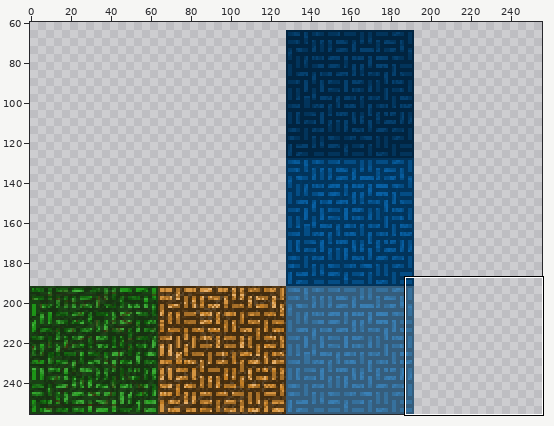
Two states of a sprite sheet, Assets/Textures/TerrainTexture.png. Above: a wide view before the commit, with the close-up outlined.
Close-up. Old version:
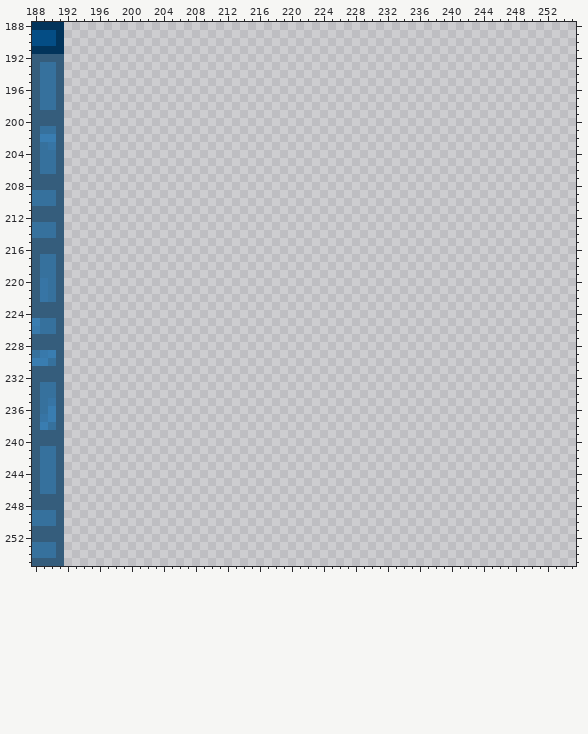
The file is 256x256 pixels. Colours within 5 levels of each other are drawn and written as one. Shown: x 188..255, y 188..255. The wide view leaves out empty margins. The commit also changed other parts of the picture, which this record leaves out.
And afterwards:
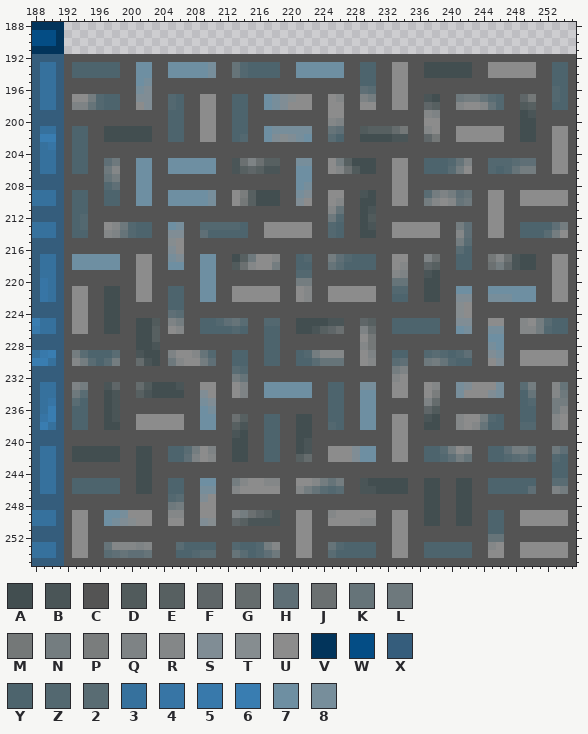
Palette (. is transparent): A #424e50  B #4a5557  C #545454  D #515b5c  E #576061  F #5f6668  G #656c6d  H #5f6f76  J #6b7071  K #667479  L #6e797d  M #747878  N #747d80  P #7a7d7d  Q #7e8385  R #848788  S #808d95  T #868d90  U #8c8c8c  V #02345b  W #044d85  X #355d7c  Y #4d646d  Z #536870  2 #596c73  3 #36719d  4 #3775a5  5 #3879ab  6 #397db1  7 #6e8fa2  8 #778e9b
Diff:
Changed rows in their new state; - is an unchanged pixel.
first column x 192:
192 CCCCCCCCCCCCCCCCCCCCCCCCCCCCCCCCCCCCCCCCCCCCCCCCCCCCCCCCCCCCCCCC
193 CYYYYYYCC77CC777778CCKZYYYYCC777777CCYYCCUUCCAAAAAACCUUUUUUCCYYC
194 CYYYYYYCC77CC777778CCKZYYYYCC777777CCYYCCUUCCAAAAAACCUUUUUUCCYYC
195 CCCCCCCCC78CCCCCCCCCCCCCCCCCCCCCCCCCCYYCCUUCCCCCCCCCCCCCCCCCCYYC
196 CCCCCCCCC8SCCCCCCCCCCCCCCCCCCCCCCCCCCH2CCUUCCCCCCCCCCCCCCCCCCZYC
197 CUUNZYYCCSSCCZYCCUUCCYYCC78STUUCCURCCQNCCUUCCBACCLNNK2ZCCFMCCZYC
198 CQQKZYYCCUSCCZYCCUUCCYYCC78SUUUCCUUCCUUCCUUCCFECCRUURKZCCDECCYYC
199 CCCCCCCCCCCCCYYCCUUCCYYCCCCCCCCCCUUCCCCCCCCCCRQCCCCCCCCCCABCCCCC
200 CCCCCCCCCCCCCYYCCUUCCYYCCCCCCCCCCRQCCCCCCCCCCUUCCCCCCCCCCAACCCCC
201 CYYCCAAAAAACCYYCCUUCCYYCC788888CCKHCCDEEEGMCCRUCCUUUUUUCCAACCUUC
202 CYYCCAAAAAACCYYCCUUCCYZCC7STS87CC2YCCAAAABBCCFMCCUUUUUUCCAACCUUC
203 CYYCCCCCCCCCCCCCCCCCCCCCCCCCCCCCCCCCCCCCCCCCCCCCCCCCCCCCCCCCCUUC
204 CYYCCCCCCCCCCCCCCCCCCCCCCCCCCCCCCCCCCCCCCCCCCCCCCCCCCCCCCCCCCUUC
205 CYYCCHLCC77CC777777CCBJQJEECC88CCUNEAAACCUUCCYYYZKQCCZZZ2HHCCUUC
206 CYYCCLRCC77CC777777CCBEFEBBCC77CCURJDAACCUUCCYYY2NUCCZYZKNNCCUUC
207 CCCCCKNCC77CCCCCCCCCCCCCCCCCC77CCCCCCCCCCUUCCCCCCCCCCCCCCCCCCCCC
208 CCCCCZHCC77CCCCCCCCCCCCCCCCCC78CCCCCCCCCCUUCCCCCCCCCCCCCCCCCCCCC
209 CYYCCYYCC77CC777778CCUPEAAACC8SCCUUCCBACCUUCC2NQNHKCCUUCCUUUUUUC
210 CYYCCYYCC77CC777778CCUMEAAACCSUCCURCCAACCUUCCNRURKLCCUUCCUUUUUUC
211 CYYCCCCCCCCCCCCCCCCCCCCCCCCCCCCCCRKCCABCCCCCCCCCCCCCCUUCCCCCCCCC
212 CYZCCCCCCCCCCCCCCCCCCCCCCCCCCCCCCLZCCADCCCCCCCCCCCCCCUUCCCCCCCCC
213 CYZCCURLZYYCC78CCZZZZZYCCUUUUUUCCZYCCABCCUUUUUUCCNHCCUUCCYYYYHNC
214 CYYCCRQKZYYCCSSCCHYYYYYCCUUUUUUCCZYCCAACCUUUUUUCCRHCCUUCCYYY2NUC
215 CCCCCCCCCCCCCTUCCCCCCCCCCCCCCCCCCCCCCCCCCCCCCCCCCN2CCCCCCCCCCCCC
216 CCCCCCCCCCCCCSUCCCCCCCCCCCCCCCCCCCCCCCCCCCCCCCCCC2YCCCCCCCCCCCCC
217 C777777CCUUCC8SCC77CCAELUURCCYZCCNHZYYYCCUUCCQJCCYYCCMRJBAACCUUC
218 C777777CCUUCC77CC77CCDJRUUNCCYYCCK2YYYYCCURCCFECCYYCCJNFBAACCUUC
219 CCCCCCCCCUUCCCCCC77CCCCCCCCCCZZCCCCCCCCCCRQCCBACCCCCCCCCCCCCCUUC
220 CCCCCCCCCUUCCCCCC77CCCCCCCCCCNNCCCCCCCCCCKKCCAACCCCCCCCCCCCCCUUC
221 CUUCCAACCUUCCYYCC77CCUUUUUUCCURCCUUUUUUCCZZCCAACC77CC777777CCUUC
222 CUUCCAACCUUCCYYCC77CCUUUUUUCCURCCUUUUUUCCYYCCAACCSSCC888777CCUUC
223 CUUCCAACCCCCCYYCCCCCCCCCCCCCCCCCCCCCCCCCCCCCCCCCCTUCCCCCCCCCCCCC
224 CUUCCAACCCCCCH2CCCCCCCCCCCCCCCCCCCCCCCCCCCCCCCCCCTUCCCCCCCCCCCCC
225 CUUCCAACCAADCQNCCYYZHK2CCZZCCAAAABBCCFECCYYYYYYCCSSCCUUCCRUN2YYC
226 CUUCCAACCAAECURCCYYYYZYCCYYCCAABEFJCCQGCCYYYYYYCC78CC88CCRRNZYYC
227 CCCCCCCCCAAECCCCCCCCCCCCCYYCCCCCCCCCCUMCCCCCCCCCCCCCC77CCCCCCCCC
228 CCCCCCCCCAABCCCCCCCCCCCCCYYCCCCCCCCCCRMCCCCCCCCCCCCCC87CCCCCCCCC
229 CN2YYY2CCBAACQUURKZCCYYCCYYCCYZNRRRCCUQCCYYCCZ2ZYZHCCS8CCUUUUUUC
230 CRN2Y2NCCGBACLRUUNHCCYYCCYYCCYY2KKKCCURCC2HCCLNKZYYCCUSCCUUUUUUC
231 CCCCCCCCCCCCCCCCCCCCC2ZCCCCCCCCCCCCCCCCCCNQCCCCCCCCCCCCCCCCCCCCC
232 CCCCCCCCCCCCCCCCCCCCCNKCCCCCCCCCCCCCCCCCCRUCCCCCCCCCCCCCCCCCCCCC
233 CQNCCBFCCGDAAABCCUUCCUQCC777777CCYYCC88CCUUCCURCC8SUUU8CC2NCCRKC
234 CL2CCABCCEBAAAACCSUCCUQCC777777CCYYCC77CCUUCCUPCC8UUUS8CCYKCCRLC
235 C2YCCABCCCCCCCCCC8SCCCCCCCCCCCCCCYYCC77CCCCCCQGCCCCCCCCCCYZCCNNC
236 CYYCCABCCCCCCCCCC78CCCCCCCCCCCCCCYYCC77CCCCCCFDCCCCCCCCCCYYCCNRC
237 CYYCCABCCUUUUUUCC77CCJECCYYCCAACCYYCC77CCUUCCBACCRUUNZYCCYYCCRUC
238 CYYCCAACCUUUUUUCC77CCEBCCYYCCAACCZYCC77CCUUCCAACCRURKYYCCZZCCRUC
239 CCCCCCCCCCCCCCCCCCCCCBACCYYCCAACCCCCCCCCCUUCCCCCCCCCCCCCCCCCCCCC
240 CCCCCCCCCCCCCCCCCCCCCAACCYYCCABCCCCCCCCCCUUCCCCCCCCCCCCCCCCCCCCC
241 CAAAAAACCAACCYY2NUQCCAACCYYCCABCCUUUS77CCUUCCYY2NURCCYYHNNKCCLHC
242 CAAAAAACCAACCYYHQURCCAACCYYCCEGCCUUUS77CCUUCCYYZHNKCCYYZ2HZCCZYC
243 CCCCCCCCCAACCCCCCCCCCCCCCCCCCCCCCCCCCCCCCCCCCCCCCCCCCCCCCCCCCYYC
244 CCCCCCCCCAACCCCCCCCCCCCCCCCCCCCCCCCCCCCCCCCCCCCCCCCCCCCCCCCCCYYC
245 CYYYYYYCCAACCYYCC77CCNRUURRCCUURNKNCCBAAAAACCAACCAACCYYYYYYCC22C
246 CYYYYYYCCAACCYYCC88CCRUUUUUCCRNK2Z2CCBBAAAACCAACCAACCYYYYYHCCQNC
247 CCCCCCCCCCCCCZ2CCSUCCCCCCCCCCCCCCCCCCCCCCCCCCAACCAACCCCCCCCCCCCC
248 CCCCCCCCCCCCCLNCCUUCCCCCCCCCCCCCCCCCCCCCCCCCCAACCAACCCCCCCCCCCCC
249 CUUCC778UUUCCRRCCUUCCQNJFEBCCUUCCRUUUUUCCUUCCAACCAACCYYCCUUUUUUC
250 CUUCC78STUUCCUUCCSTCCFEBBBBCCUUCCUUUURRCCUUCCAACCAACCYYCCUUUUUUC
251 CUUCCCCCCCCCCCCCCCCCCCCCCCCCCUUCCCCCCCCCCUUCCCCCCCCCCYYCCCCCCCCC
252 CUUCCCCCCCCCCCCCCCCCCCCCCCCCCUUCCCCCCCCCCUUCCCCCCCCCCKKCCCCCCCCC
253 CUUCCKRRRQRCCC2YYYYCCZYYZNRCCUUCCKZYYYYCCUUCCYYYYYYCCRUCCUUUUUUC
254 CUUCC2HKHHKCCCYYZ22CCK2YZHLCCUUCC2YYYYYCCUUCCYYYYYYCCUUCCUUUUUUC
255 CCCCCCCCCCCCCCCCCCCCCCCCCCCCCCCCCCCCCCCCCCCCCCCCCCCCCCCCCCCCCCCC
